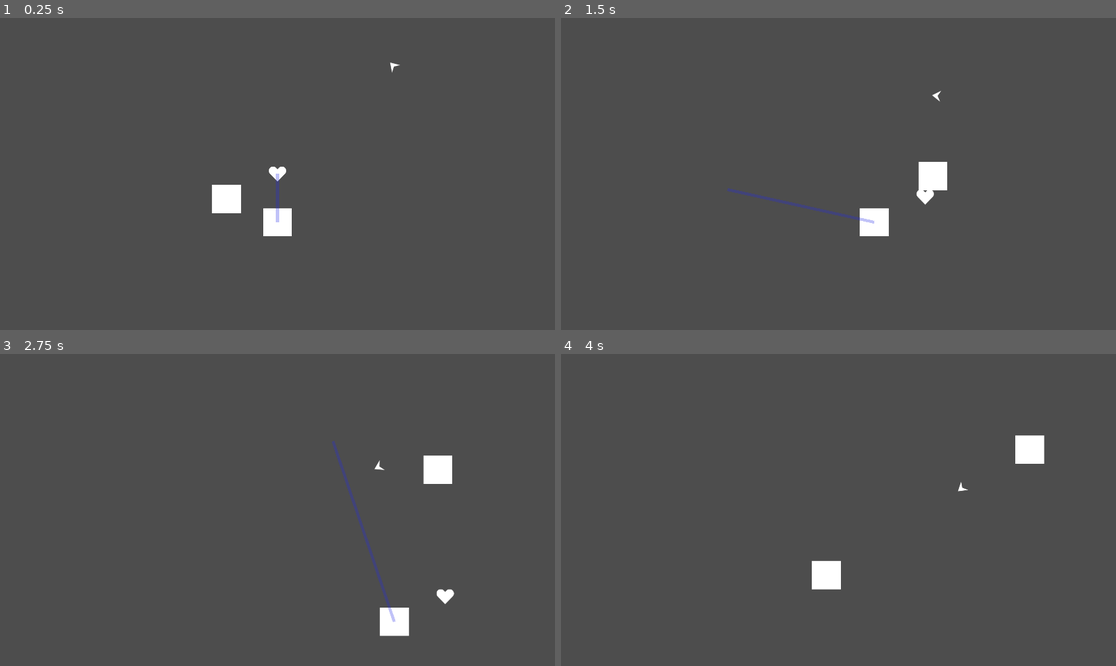
Above: before the commit, frames 1-4 (two rows, left to right).
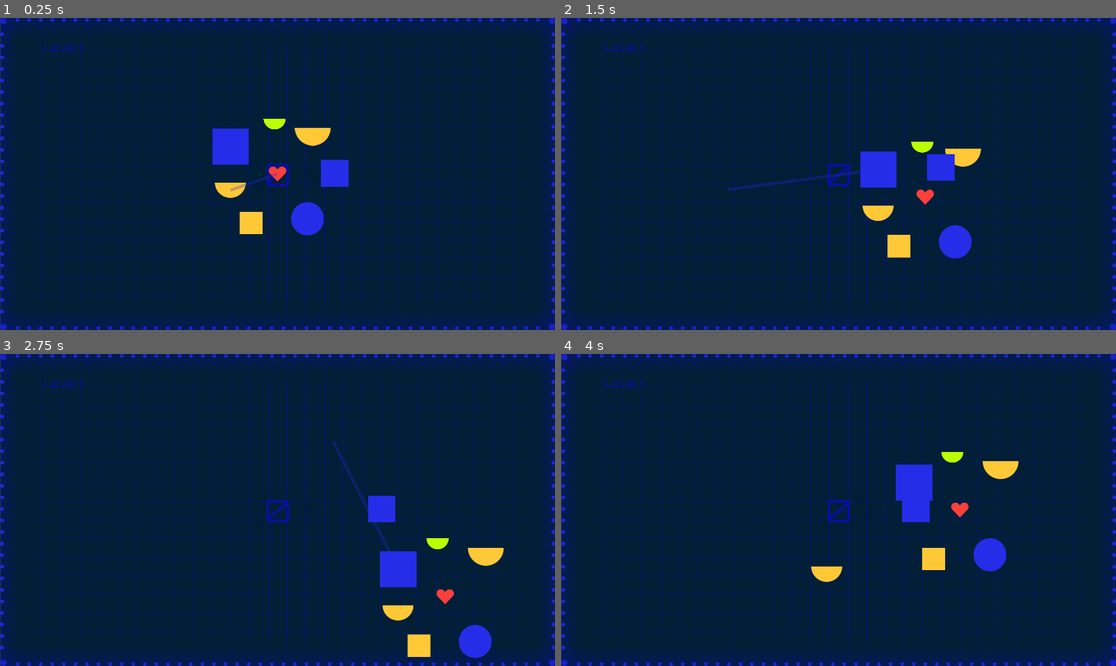
Above: after the commit, the same moments.

Repository: VeryKoolGames/upsi_jam_2025
Game: Godot game, scene res://Scenes/main.tscn
Same seed, same stepped clock (60 frames per second), same inputs: the game is played once before the commit and once after it.
Inputs (mouse positions are in pixels of both pictures, inside the frame that each line leads up to):
- Up to frame 1 (0.25 s): no input
- Up to frame 2 (1.5 s): move the mouse to (960, 158) at 0.52 s; hold D (move_right) 0.53-1.28 s; click (960, 158) at 0.67 s; move the mouse to (727, 189) at 1.27 s; hold S (move_down) from 1.28 s (still down)
- Up to frame 3 (2.75 s): move the mouse to (333, 441) at 2.02 s; release S (move_down) at 2.03 s; hold D (move_right) from 2.03 s (still down)
- Up to frame 4 (4 s): move the mouse to (810, 572) at 2.77 s; release D (move_right) at 2.78 s; hold W (move_up) 2.78-3.53 s; click (810, 572) at 2.92 s; move the mouse to (1005, 556) at 3.52 s; hold A (move_left) from 3.53 s (still down)

The runs differ from the first frame. In frame 1, 100% of the frame differs, in the area x 0-100%, y 0-100%; in frame 2, 100%; in frame 3, 100%; in frame 4, 100%.

Commit message:
working game pretty much mdr

Diff:
--- a/Player.tscn
+++ b/Player.tscn
@@ -1,12 +1,13 @@
-[gd_scene load_steps=11 format=3 uid="uid://otlm4qvh6cx"]
+[gd_scene load_steps=12 format=3 uid="uid://otlm4qvh6cx"]
 
 [ext_resource type="Script" uid="uid://cd4rt1lm4asto" path="res://Scripts/player_movement.gd" id="1_2ibxi"]
 [ext_resource type="Texture2D" uid="uid://4lc7xuy3cfr5" path="res://Sprites/Coeur.svg" id="2_tdg3f"]
 [ext_resource type="PackedScene" uid="uid://dqsvnfjk7e8rf" path="res://shape.tscn" id="3_2feor"]
-[ext_resource type="Script" uid="uid://bmmu75tdlondq" path="res://Scripts/shape_manager.gd" id="4_xxkd1"]
+[ext_resource type="Script" uid="uid://cmgbbh8o7nwm" path="res://shape_spawner.gd" id="5_5ncpa"]
 [ext_resource type="Script" uid="uid://i0w0tr8g0c2j" path="res://enemy_spawner.gd" id="5_tdg3f"]
 [ext_resource type="PackedScene" uid="uid://n8nx7vjj0lqy" path="res://Scenes/enemy.tscn" id="6_dtqjt"]
 [ext_resource type="Texture2D" uid="uid://cgkbts6k4taid" path="res://Sprites/LineGradient.svg" id="7_dtqjt"]
+[ext_resource type="PackedScene" uid="uid://gbrrr4ey6d5t" path="res://shape_manager.tscn" id="8_5ncpa"]
 
 [sub_resource type="CircleShape2D" id="CircleShape2D_o2i67"]
 radius = 34.0
@@ -25,28 +26,48 @@
 script = ExtResource("1_2ibxi")
 
 [node name="Sprite2D" type="Sprite2D" parent="CharacterBody2D"]
+modulate = Color(0.992157, 0.25098, 0.235294, 1)
 texture = ExtResource("2_tdg3f")
 
 [node name="CollisionShape2D" type="CollisionShape2D" parent="CharacterBody2D"]
 shape = SubResource("CircleShape2D_o2i67")
-
-[node name="Shape" parent="CharacterBody2D" instance=ExtResource("3_2feor")]
-position = Vector2(0, 167)
-
-[node name="Shape2" parent="CharacterBody2D" instance=ExtResource("3_2feor")]
-position = Vector2(-176, 87)
 
 [node name="Area2D" type="Area2D" parent="CharacterBody2D"]
 
 [node name="CollisionShape2D" type="CollisionShape2D" parent="CharacterBody2D/Area2D"]
 shape = SubResource("CircleShape2D_tdg3f")
 
-[node name="ShapeManager" type="Node2D" parent="CharacterBody2D" node_paths=PackedStringArray("aim_line")]
-unique_name_in_owner = true
-script = ExtResource("4_xxkd1")
-aim_line = NodePath("../../Line2D")
+[node name="SpawnPoints" type="Node2D" parent="CharacterBody2D"]
+
+[node name="SpawnPoint1" type="Node2D" parent="CharacterBody2D/SpawnPoints"]
+position = Vector2(122, -129)
+metadata/_edit_group_ = true
+
+[node name="SpawnPoint2" type="Node2D" parent="CharacterBody2D/SpawnPoints"]
+position = Vector2(198, -2)
+
+[node name="SpawnPoint3" type="Node2D" parent="CharacterBody2D/SpawnPoints"]
+position = Vector2(-10, -173)
+
+[node name="SpawnPoint4" type="Node2D" parent="CharacterBody2D/SpawnPoints"]
+position = Vector2(-162, -95)
+
+[node name="SpawnPoint5" type="Node2D" parent="CharacterBody2D/SpawnPoints"]
+position = Vector2(104, 155)
+
+[node name="SpawnPoint6" type="Node2D" parent="CharacterBody2D/SpawnPoints"]
+position = Vector2(-91, 170)
+
+[node name="SpawnPoint7" type="Node2D" parent="CharacterBody2D/SpawnPoints"]
+position = Vector2(-163, 56)
+
+[node name="ShapeSpawner" type="Node2D" parent="CharacterBody2D" node_paths=PackedStringArray("spawn_points")]
+script = ExtResource("5_5ncpa")
+spawn_points = [NodePath("../SpawnPoints/SpawnPoint1"), NodePath("../SpawnPoints/SpawnPoint2"), NodePath("../SpawnPoints/SpawnPoint3"), NodePath("../SpawnPoints/SpawnPoint4"), NodePath("../SpawnPoints/SpawnPoint5"), NodePath("../SpawnPoints/SpawnPoint6"), NodePath("../SpawnPoints/SpawnPoint7")]
+shape_scenes = Array[PackedScene]([ExtResource("3_2feor")])
 
 [node name="Walls" type="Node2D" parent="."]
+metadata/_edit_lock_ = true
 
 [node name="Area2D" type="StaticBody2D" parent="Walls" groups=["walls"]]
 position = Vector2(-960, 0)
@@ -64,7 +85,6 @@
 collision_mask = 3
 
 [node name="rightWall" type="CollisionShape2D" parent="Walls/Area2D2"]
-scale = Vector2(1, 1)
 shape = SubResource("WorldBoundaryShape2D_e80uo")
 
 [node name="Area2D3" type="StaticBody2D" parent="Walls" groups=["walls"]]
@@ -84,12 +104,17 @@
 [node name="botWall" type="CollisionShape2D" parent="Walls/Area2D4"]
 shape = SubResource("WorldBoundaryShape2D_e80uo")
 
-[node name="EnemySpawner" type="Node2D" parent="."]
+[node name="EnemySpawner" type="Node2D" parent="." node_paths=PackedStringArray("camera")]
 position = Vector2(418, -392)
 script = ExtResource("5_tdg3f")
 enemy_scene = ExtResource("6_dtqjt")
+camera = NodePath("../Camera2D")
 
 [node name="Line2D" type="Line2D" parent="."]
 texture = ExtResource("7_dtqjt")
 
+[node name="ShapeManager" parent="." node_paths=PackedStringArray("aim_line") instance=ExtResource("8_5ncpa")]
+unique_name_in_owner = true
+aim_line = NodePath("../Line2D")
+
 [connection signal="area_entered" from="CharacterBody2D/Area2D" to="CharacterBody2D" method="_on_area_2d_area_entered"]
--- a/Scenes/Background.tscn
+++ b/Scenes/Background.tscn
@@ -5,7 +5,7 @@
 [node name="Node2D" type="Node2D"]
 
 [node name="CanvasLayer" type="CanvasLayer" parent="."]
-layer = 0
+layer = -1
 
 [node name="LevelUI" parent="CanvasLayer" instance=ExtResource("4_laxsj")]
 offset_left = 1.0
--- a/Scenes/LevelAndScore.tscn
+++ b/Scenes/LevelAndScore.tscn
@@ -1,20 +1,23 @@
-[gd_scene load_steps=8 format=3 uid="uid://c8s8qyrng86ep"]
+[gd_scene load_steps=9 format=3 uid="uid://c8s8qyrng86ep"]
 
 [ext_resource type="FontFile" uid="uid://4b21mf5p1g08" path="res://Sprites/Orbitron-Regular.ttf" id="1_1kq1x"]
 [ext_resource type="Texture2D" uid="uid://cg7j1xgsstomy" path="res://Sprites/TimerBackground.svg" id="1_al4uf"]
 [ext_resource type="Texture2D" uid="uid://dudo877wy0wgq" path="res://Sprites/Carré.svg" id="1_l1b5m"]
+[ext_resource type="Script" uid="uid://cmyw8rhyy28tf" path="res://Scenes/score_manager.gd" id="1_l062w"]
 [ext_resource type="FontFile" uid="uid://b7ishda7ounim" path="res://Fonts/Orbitron-Regular.ttf" id="1_yg28j"]
 [ext_resource type="Texture2D" uid="uid://fdsk4ws4k5j0" path="res://Sprites/Cadre.png" id="4_cqqkl"]
 [ext_resource type="Texture2D" uid="uid://d38226rqoridu" path="res://Sprites/BorderGradient.png" id="5_x5q7b"]
 [ext_resource type="Texture2D" uid="uid://cwps7srghtsga" path="res://Sprites/Grid.svg" id="6_l1b5m"]
 
-[node name="LevelUI" type="Control"]
+[node name="LevelUI" type="Control" node_paths=PackedStringArray("score_label")]
 layout_mode = 3
 anchors_preset = 15
 anchor_right = 1.0
 anchor_bottom = 1.0
 grow_horizontal = 2
 grow_vertical = 2
+script = ExtResource("1_l062w")
+score_label = NodePath("TIMER")
 
 [node name="BG" type="TextureRect" parent="."]
 modulate = Color(0.00784314, 0.121569, 0.215686, 1)
--- a/Scenes/enemy.tscn
+++ b/Scenes/enemy.tscn
@@ -7,6 +7,7 @@
 radius = 23.0
 
 [node name="Enemy" type="Node2D"]
+modulate = Color(1, 0, 0.0156863, 1)
 script = ExtResource("1_1f0kj")
 
 [node name="Area2D" type="Area2D" parent="."]
@@ -15,4 +16,5 @@
 shape = SubResource("CircleShape2D_1f0kj")
 
 [node name="Sprite2D" type="Sprite2D" parent="."]
+rotation = 4.71239
 texture = ExtResource("2_1f0kj")
--- a/Scenes/main.tscn
+++ b/Scenes/main.tscn
@@ -1,7 +1,15 @@
-[gd_scene load_steps=2 format=3 uid="uid://c4x5jp3xx3pe2"]
+[gd_scene load_steps=3 format=3 uid="uid://c4x5jp3xx3pe2"]
 
 [ext_resource type="PackedScene" uid="uid://otlm4qvh6cx" path="res://Player.tscn" id="1_jjgbg"]
+[ext_resource type="PackedScene" uid="uid://c8s8qyrng86ep" path="res://Scenes/LevelAndScore.tscn" id="2_bo1nx"]
 
 [node name="Main" type="Node2D"]
 
 [node name="Player" parent="." instance=ExtResource("1_jjgbg")]
+
+[node name="CanvasLayer" type="CanvasLayer" parent="."]
+layer = -1
+
+[node name="LevelUI" parent="CanvasLayer" instance=ExtResource("2_bo1nx")]
+offset_left = 1.0
+offset_right = 1.0
--- /dev/null
+++ b/Scenes/score_manager.gd
@@ -0,0 +1,14 @@
+extends Control
+
+var score: int
+@export var score_label: Label
+
+# Called when the node enters the scene tree for the first time.
+func _ready() -> void:
+	score_label.text = "0"
+	Events.player_scored.connect(_update_score)
+
+
+func _update_score(score_to_add: int):
+	score += score_to_add
+	score_label.text = str(score)
--- a/Scripts/player_movement.gd
+++ b/Scripts/player_movement.gd
@@ -15,13 +15,12 @@
 
 
 func _on_area_2d_area_entered(area: Area2D) -> void:
-	if area.get_parent().is_in_group("shapes") and area.get_parent().can_be_picked_up:
-		print("Catching ")
-		var shape: GameShape = area.get_parent()
+	if area.owner.is_in_group("shapes") and area.owner.can_be_picked_up:
+		var shape: GameShape = area.owner
 		shape.is_shot = false
 		shape.can_be_picked_up = false
 		shape.reparent(self)
 		get_node("%ShapeManager").add_shape(shape)
-	elif area.get_parent().is_in_group("enemy"):
+	elif area.owner.is_in_group("enemy"):
 		print("You died")
 		queue_free()
--- a/Scripts/shape_manager.gd
+++ b/Scripts/shape_manager.gd
@@ -1,12 +1,11 @@
 extends Node2D
+class_name ShapeManager
 
 var shapes: Array[Node]
 var closest_shape: GameShape
 var should_launch: bool = true
 @export var aim_line: Line2D
 
-#func _ready() -> void:
-	#shapes = get_tree().get_nodes_in_group("shapes")
 
 func _input(event: InputEvent) -> void:
 	if event is InputEventMouseButton:
--- a/enemy_spawner.gd
+++ b/enemy_spawner.gd
@@ -1,8 +1,38 @@
 extends Node2D
 
 @export var enemy_scene: PackedScene
+@export var spawn_margin: int = 100
+var spawn_interval = 2
+@export var camera: Camera2D
 
 func _ready() -> void:
-	var enemy: PackedScene = load(enemy_scene.resource_path)
-	var spawned = enemy.instantiate()
-	add_child(spawned)
+	randomize()
+	spawn_loop()
+
+func spawn_loop():
+	while true:
+		await get_tree().create_timer(spawn_interval).timeout
+		_spawn_enemy()
+
+func _spawn_enemy():
+	if camera == null:
+		return
+
+	var cam_pos = camera.global_position
+	var cam_size = get_viewport_rect().size * camera.zoom  # Adjusted for zoom level
+	var spawn_position = get_spawn_position(cam_pos, cam_size)
+
+	var enemy = enemy_scene.instantiate() as Node2D
+	enemy.global_position = spawn_position
+	add_child(enemy)
+
+func get_spawn_position(cam_pos: Vector2, cam_size: Vector2) -> Vector2:
+	var side = randi() % 4
+
+	match side:
+		0: return Vector2(randf_range(cam_pos.x - cam_size.x / 2, cam_pos.x + cam_size.x / 2), cam_pos.y - cam_size.y / 2 - spawn_margin)
+		1: return Vector2(randf_range(cam_pos.x - cam_size.x / 2, cam_pos.x + cam_size.x / 2), cam_pos.y + cam_size.y / 2 + spawn_margin)
+		2: return Vector2(cam_pos.x - cam_size.x / 2 - spawn_margin, randf_range(cam_pos.y - cam_size.y / 2, cam_pos.y + cam_size.y / 2))
+		3: return Vector2(cam_pos.x + cam_size.x / 2 + spawn_margin, randf_range(cam_pos.y - cam_size.y / 2, cam_pos.y + cam_size.y / 2))
+
+	return Vector2.ZERO
--- a/shape.gd
+++ b/shape.gd
@@ -5,21 +5,47 @@
 var can_be_picked_up: bool
 var new_velocity
 var score_to_be_added: int = 10
+var is_attached
+@export var possible_colors: Array[Color]
+@export var possible_shapes: Array[Texture2D]
+@export var sprite: Sprite2D
+var shape_manager: ShapeManager
 
 func _ready() -> void:
 	add_to_group("shapes")
-	get_node("%ShapeManager").shapes.append(self)
+	shape_manager = get_node("../%ShapeManager")
+	shape_manager.shapes.append(self)
+	print("I exist now")
+	_set_random_color()
+	_set_random_shape()
+	_set_random_scale()
 
+func _set_random_shape():
+	sprite.texture = possible_shapes[randi_range(0, possible_shapes.size() - 1)]
+
+func _set_random_color():
+	sprite.modulate = possible_colors[randi_range(0, possible_colors.size() - 1)]
+
+func _set_random_scale():
+	var test = sprite.get_parent() as Node2D
+	var rand_scale = randf_range(1, 2)
+	test.apply_scale(Vector2(rand_scale, rand_scale))
 
 func _on_area_2d_area_entered(area: Area2D) -> void:
 	if area.get_parent().is_in_group("enemy") and !is_shot:
-		get_node("%ShapeManager").remove_shape(self)
-		area.get_parent().queue_free()
+		shape_manager.remove_shape(self)
+		area.owner.queue_free()
 		queue_free()
-	elif area.get_parent().is_in_group("enemy"):
+	elif area.owner.is_in_group("enemy"):
 		score_to_be_added *= 2
-		area.get_parent().queue_free()
+		area.owner.queue_free()
 		Events.emit_signal("player_scored", score_to_be_added)
+	elif area.owner.is_in_group("shapes") and area.owner.can_be_picked_up:
+		var shape: GameShape = area.owner
+		shape.is_shot = false
+		shape.can_be_picked_up = false
+		shape.reparent(self.get_parent())
+		shape_manager.add_shape(shape)
 
 func _physics_process(delta: float) -> void:
 	if is_shot:
--- a/shape.tscn
+++ b/shape.tscn
@@ -1,32 +1,38 @@
-[gd_scene load_steps=5 format=3 uid="uid://dqsvnfjk7e8rf"]
+[gd_scene load_steps=8 format=3 uid="uid://dqsvnfjk7e8rf"]
 
 [ext_resource type="Script" uid="uid://cdsvvbrrgasar" path="res://shape.gd" id="1_t2h0s"]
 [ext_resource type="Texture2D" uid="uid://dudo877wy0wgq" path="res://Sprites/Carré.svg" id="2_t2h0s"]
+[ext_resource type="Texture2D" uid="uid://cv3a0cfqdadm7" path="res://Sprites/Cercle.svg" id="3_0ujrv"]
+[ext_resource type="Texture2D" uid="uid://boo5wbqw8ag6b" path="res://Sprites/DemiCercle.svg" id="4_jhyun"]
+[ext_resource type="Texture2D" uid="uid://cd7e7ngvdtcdk" path="res://Sprites/Croissant.svg" id="5_jjkrx"]
 
 [sub_resource type="CircleShape2D" id="CircleShape2D_77gc5"]
-radius = 60.0333
+radius = 43.1741
 
 [sub_resource type="CircleShape2D" id="CircleShape2D_t2h0s"]
-radius = 82.3893
+radius = 52.1536
 
-[node name="Shape" type="RigidBody2D"]
+[node name="SquareShape" type="RigidBody2D" node_paths=PackedStringArray("sprite")]
 collision_layer = 2
 collision_mask = 2
 gravity_scale = 0.0
 script = ExtResource("1_t2h0s")
-
-[node name="Sprite2D" type="Sprite2D" parent="."]
-texture = ExtResource("2_t2h0s")
+possible_colors = Array[Color]([Color(0.737255, 1, 0.00784314, 1), Color(0.145098, 0.176471, 0.909804, 1), Color(1, 0.784314, 0.215686, 1)])
+possible_shapes = Array[Texture2D]([ExtResource("2_t2h0s"), ExtResource("3_0ujrv"), ExtResource("4_jhyun"), ExtResource("5_jjkrx")])
+sprite = NodePath("Node2D/Sprite2D")
 
 [node name="CollisionShape2D" type="CollisionShape2D" parent="."]
 shape = SubResource("CircleShape2D_77gc5")
 
-[node name="Area2D" type="Area2D" parent="."]
+[node name="Node2D" type="Node2D" parent="."]
 
-[node name="CollisionShape2D" type="CollisionShape2D" parent="Area2D"]
+[node name="Sprite2D" type="Sprite2D" parent="Node2D"]
+scale = Vector2(0.639999, 0.639999)
+texture = ExtResource("2_t2h0s")
+
+[node name="Area2D" type="Area2D" parent="Node2D"]
+
+[node name="CollisionShape2D" type="CollisionShape2D" parent="Node2D/Area2D"]
 shape = SubResource("CircleShape2D_t2h0s")
 
-[node name="PickupTimer" type="Timer" parent="."]
-unique_name_in_owner = true
-
-[connection signal="area_entered" from="Area2D" to="." method="_on_area_2d_area_entered"]
+[connection signal="area_entered" from="Node2D/Area2D" to="." method="_on_area_2d_area_entered"]
--- /dev/null
+++ b/shape_circle.tscn
@@ -0,0 +1,34 @@
+[gd_scene load_steps=5 format=3 uid="uid://bcyiib0lb0nnk"]
+
+[ext_resource type="Script" uid="uid://cdsvvbrrgasar" path="res://shape.gd" id="1_pics8"]
+[ext_resource type="Texture2D" uid="uid://cv3a0cfqdadm7" path="res://Sprites/Cercle.svg" id="2_pics8"]
+
+[sub_resource type="CircleShape2D" id="CircleShape2D_77gc5"]
+radius = 35.0
+
+[sub_resource type="CircleShape2D" id="CircleShape2D_t2h0s"]
+radius = 52.1536
+
+[node name="SquareShape" type="RigidBody2D" node_paths=PackedStringArray("sprite")]
+collision_layer = 2
+collision_mask = 2
+gravity_scale = 0.0
+script = ExtResource("1_pics8")
+possible_colors = Array[Color]([Color(0.737255, 1, 0.00784314, 1), Color(0.145098, 0.176471, 0.909804, 1), Color(1, 0.784314, 0.215686, 1)])
+sprite = NodePath("Node2D/Sprite2D")
+
+[node name="PhysicsCollider" type="CollisionShape2D" parent="."]
+shape = SubResource("CircleShape2D_77gc5")
+
+[node name="Area2D" type="Area2D" parent="."]
+
+[node name="LogicCollider" type="CollisionShape2D" parent="Area2D"]
+shape = SubResource("CircleShape2D_t2h0s")
+
+[node name="Node2D" type="Node2D" parent="."]
+
+[node name="Sprite2D" type="Sprite2D" parent="Node2D"]
+scale = Vector2(0.639999, 0.639999)
+texture = ExtResource("2_pics8")
+
+[connection signal="area_entered" from="Area2D" to="." method="_on_area_2d_area_entered"]
--- /dev/null
+++ b/shape_manager.tscn
@@ -0,0 +1,7 @@
+[gd_scene load_steps=2 format=3 uid="uid://gbrrr4ey6d5t"]
+
+[ext_resource type="Script" uid="uid://bmmu75tdlondq" path="res://Scripts/shape_manager.gd" id="1_1f3b0"]
+
+[node name="ShapeManager" type="Node2D" node_paths=PackedStringArray("aim_line")]
+script = ExtResource("1_1f3b0")
+aim_line = NodePath("")
--- /dev/null
+++ b/shape_spawner.gd
@@ -0,0 +1,28 @@
+extends Node2D
+
+@export var spawn_points: Array[Node2D]
+@export var shape_scenes: Array[PackedScene]
+
+func _ready() -> void:
+	print("Spawn Points: ", spawn_points)
+	print("Shape Scenes: ", shape_scenes)
+
+	_spawn_init_shapes()
+
+func _spawn_init_shapes():
+	for spawn_point in spawn_points:
+		if shape_scenes.size() == 0:
+			print("Error: No shape scenes available!")
+			return
+
+		var new_shape = shape_scenes[randi_range(0, shape_scenes.size() - 1)].instantiate() as Node2D
+		if new_shape == null:
+			print("Error: Failed to instantiate shape!")
+			return
+
+		print("Spawning new shape: ", new_shape)
+
+		add_child(new_shape)
+		new_shape.global_position = spawn_point.global_position
+
+		print("New Shape Position: ", new_shape.global_position)
Not shown, added: Scenes/score_manager.gd.uid
Not shown, added: shape_spawner.gd.uid
